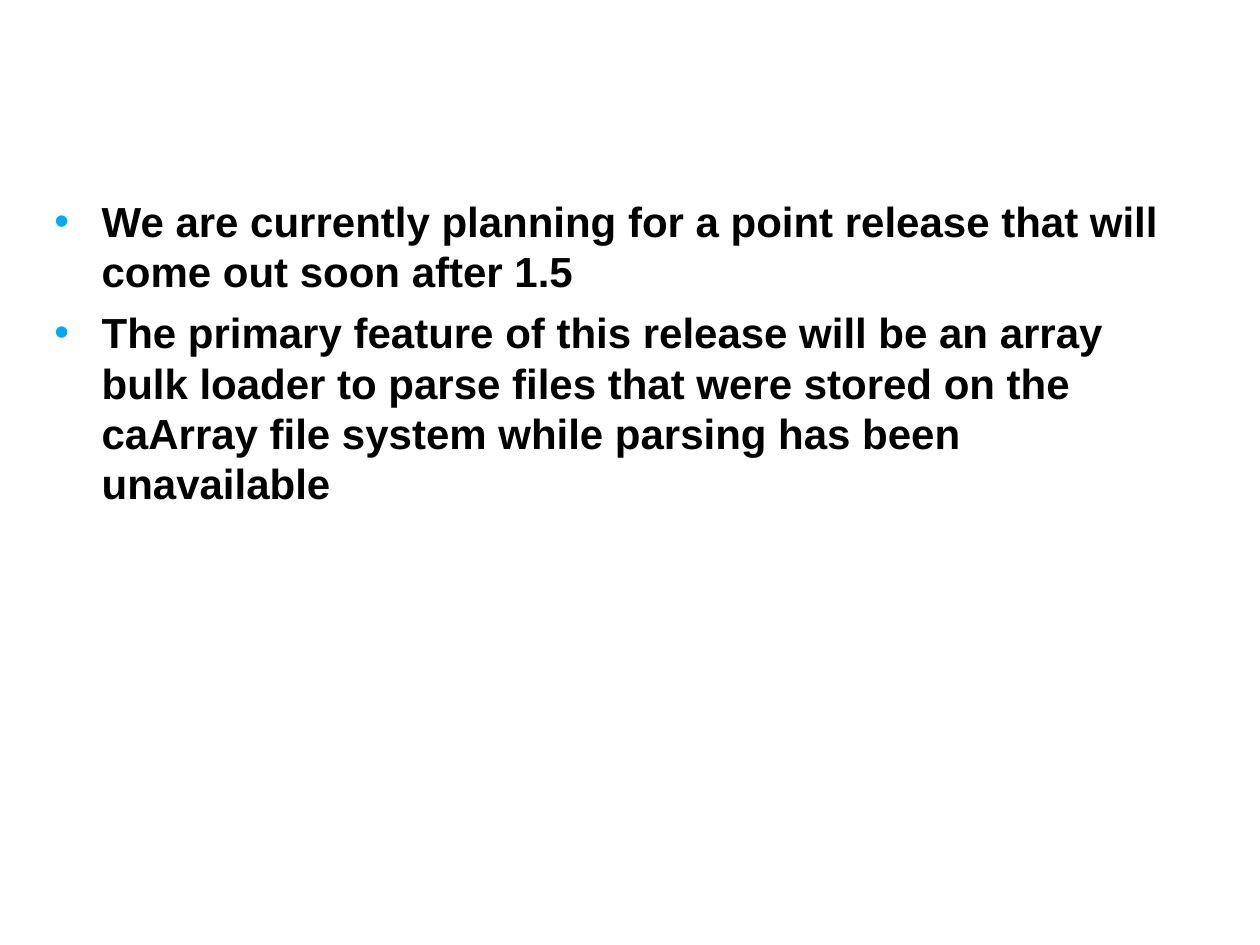
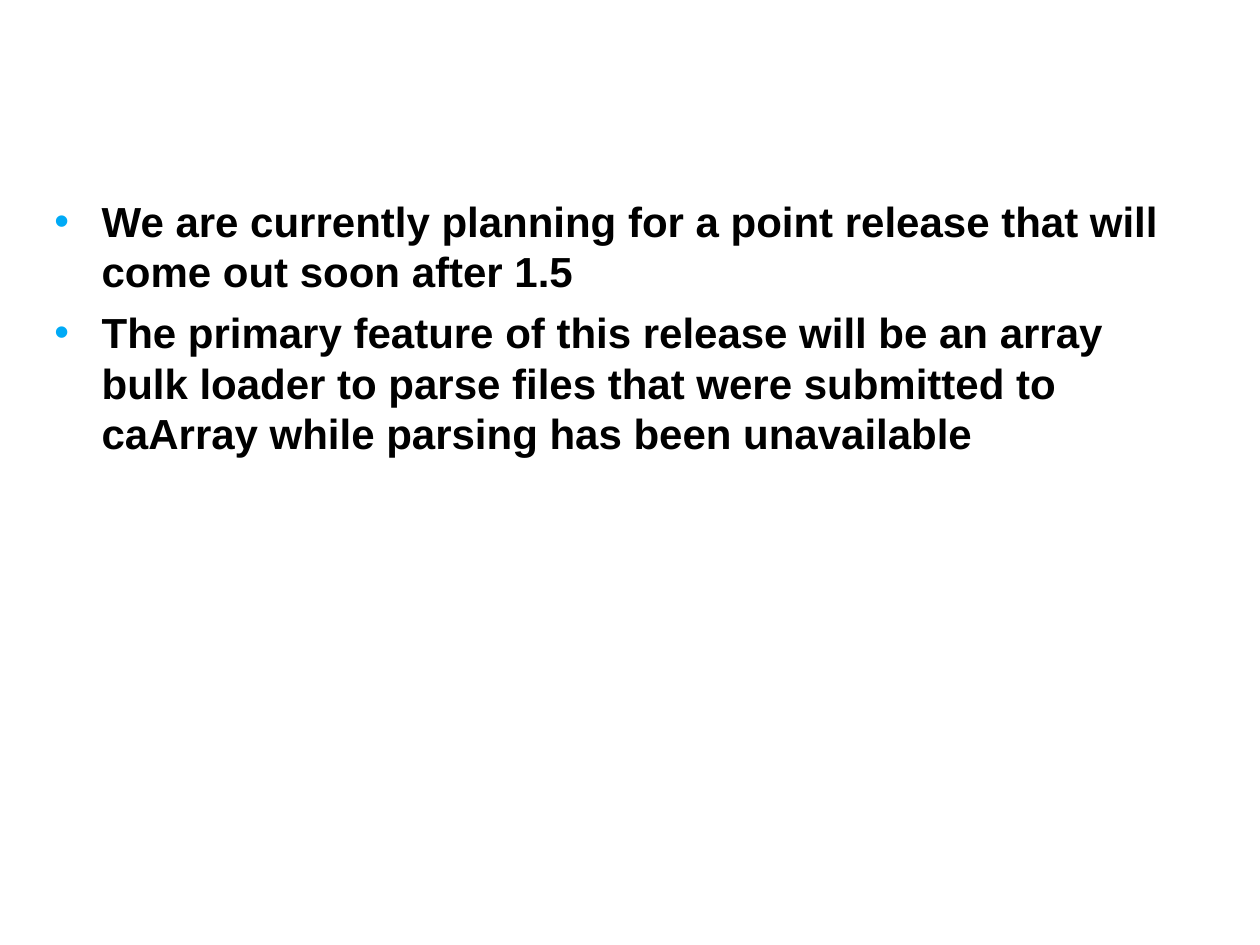
Before and after one commit to NCIP/caarray-docs, a slide deck: slide 5 of project_management/open_meetings/caArray User Community Meeting May 9.ppt. Drawn at 1260x945 pixels with LibreOffice and Linux fonts; fonts in the diff are those of the drawing; background and template pictures are left out. Boxes give left, top, right and bottom in pixels: in the first picture for what was removed or moved away, otherwise in the second. Text is boxed around its words. In the diff, an @@ line names an element or a change of style, - is before the commit and + after.

```diff
--- a/project_management/open_meetings/caArray User Community Meeting May 9.ppt
+++ b/project_management/open_meetings/caArray User Community Meeting May 9.ppt
@@ text at [102, 317, 1103, 458]: text changed @@
-• The primary feature of this release will be an array bulk loader to parse files that were stored on the caArray file system while parsing has been unavailable
+• The primary feature of this release will be an array bulk loader to parse files that were submitted to caArray while parsing has been unavailable
```
